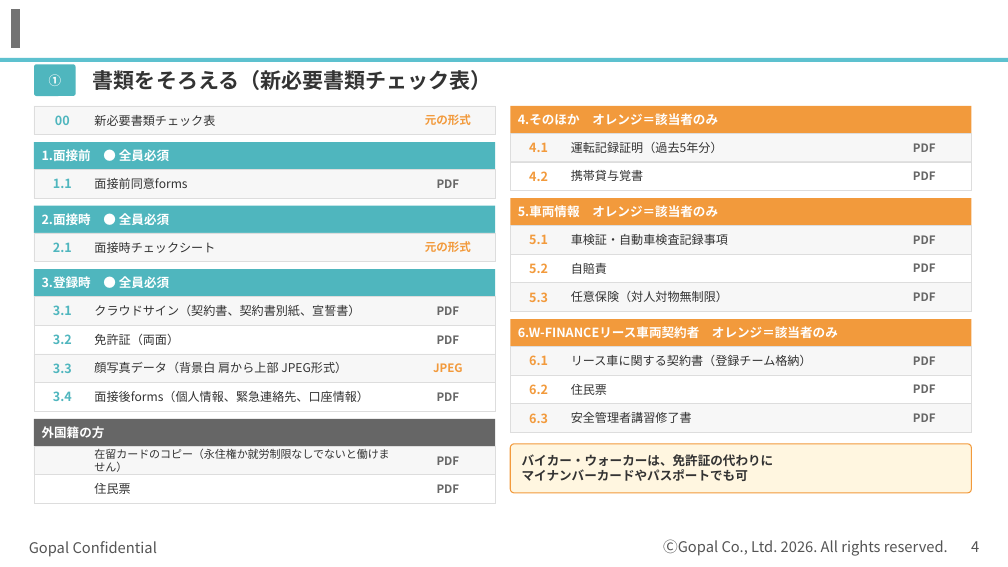
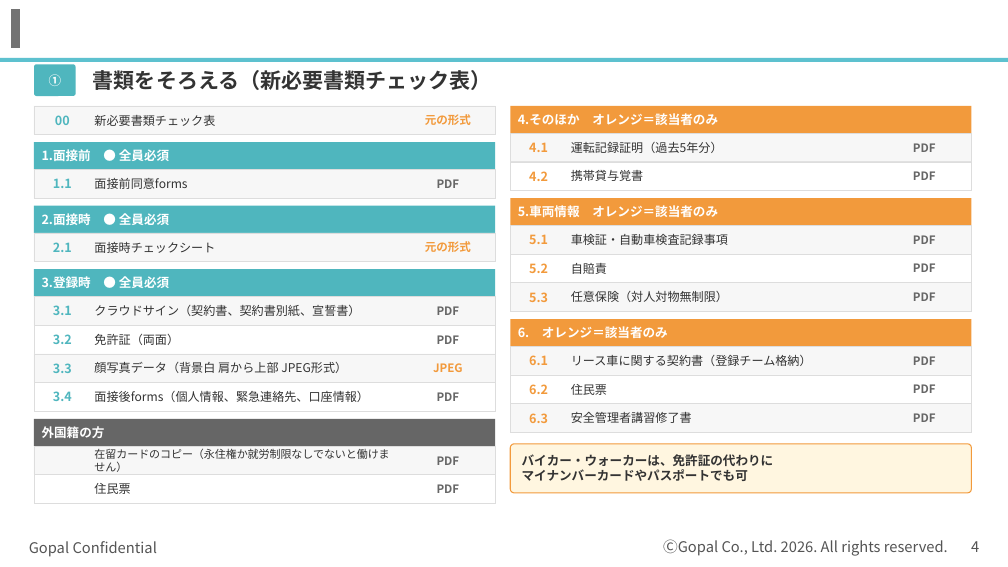
Before and after one commit to kagayugopal-eng/tamu, a slide deck: slide 4 of out/登録の流れ_書類準備まで.pptx. Drawn at 1008x567 pixels with LibreOffice and Linux fonts; fonts in the diff are those of the drawing; background and template pictures are left out. Boxes give left, top, right and bottom in pixels: in the first picture for what was removed or moved away, otherwise in the second. Text is boxed around its words. In the diff, an @@ line names an element or a change of style, - is before the commit and + after.

```diff
--- a/out/登録の流れ_書類準備まで.pptx
+++ b/out/登録の流れ_書類準備まで.pptx
@@ text at bbox=[518, 326, 668, 338]: text changed @@
-6.W-FINANCEリース車両契約者 オレンジ＝該当者のみ
+6. オレンジ＝該当者のみ
```
